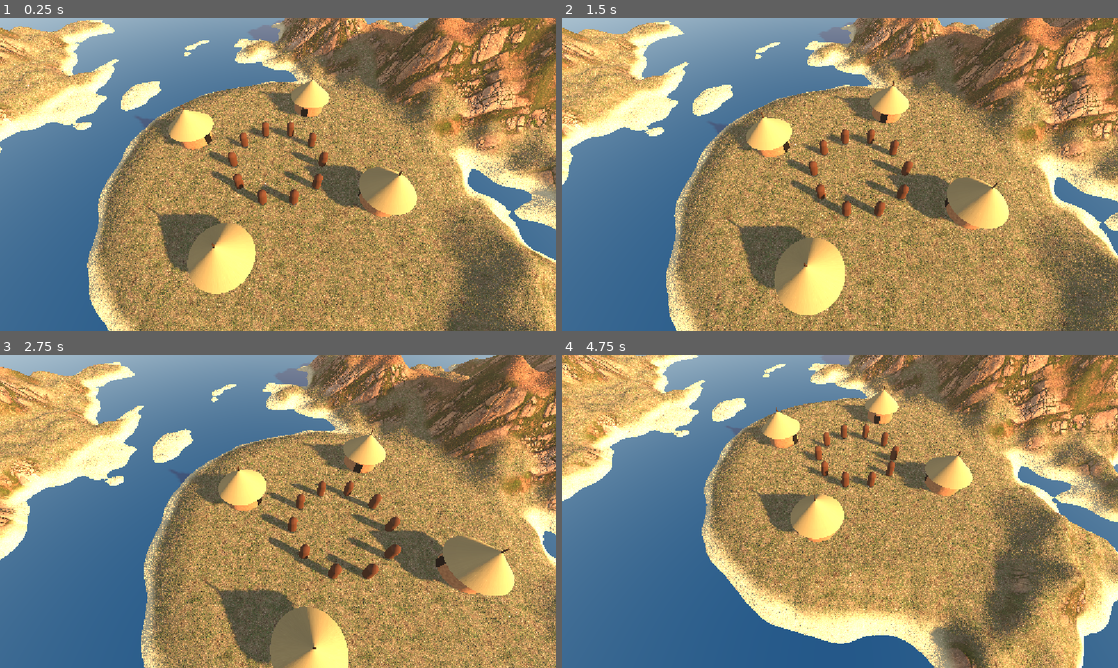
Above: before the commit, frames 1-4 (two rows, left to right).
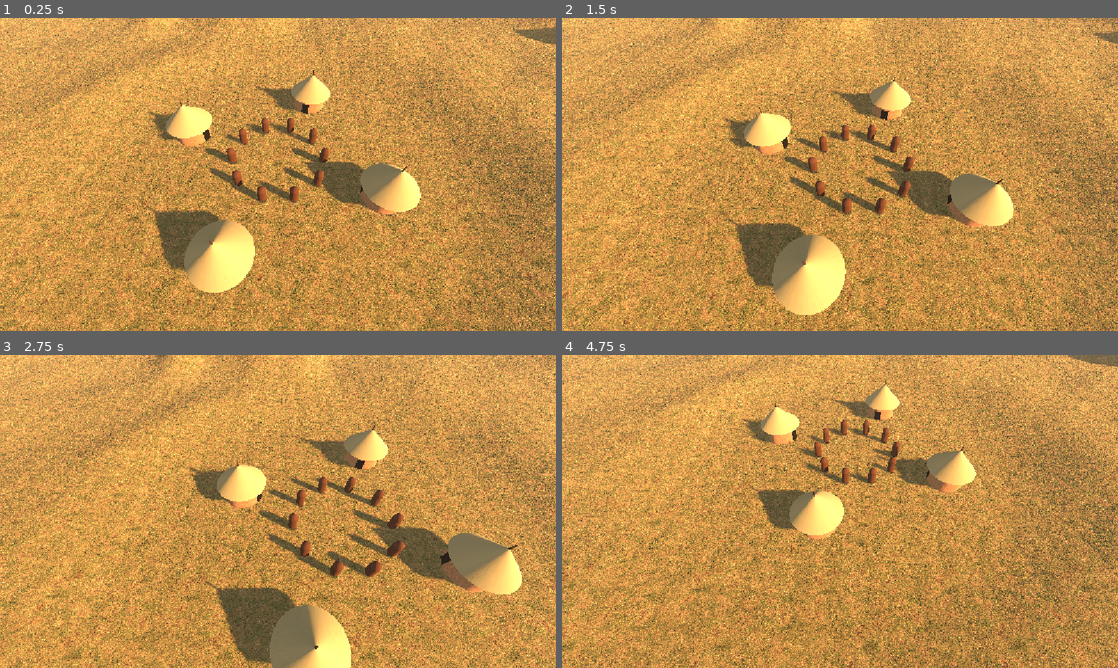
Above: after the commit, the same moments.

Repository: barroapk/faso-kanou
Game: Godot game, scene res://scenes/main.tscn
Two runs of this game, one before a commit and one after it. Both use one fixed random seed, a clock stepped at 60 frames per second and the inputs below. A sky picture missing from this copy of the repository is replaced by a grey-blue gradient.
Inputs (mouse positions are in pixels of both pictures, inside the frame that each line leads up to):
- Up to frame 1 (0.25 s): no input
- Up to frame 2 (1.5 s): tap Enter at 0.5 s; move the mouse to (962, 158) at 0.52 s; click (962, 158) at 0.67 s; tap Space at 1.25 s; drag from (728, 190) to (812, 237) at 1.27 s
- Up to frame 3 (2.75 s): tap Enter at 2 s; move the mouse to (333, 442) at 2.02 s; click (333, 442) at 2.17 s
- Up to frame 4 (4.75 s): tap Space at 2.75, 4.25 s; drag from (812, 574) to (673, 464) at 2.77 s; tap Enter at 3.5 s; move the mouse to (1006, 558) at 3.52 s; click (1006, 558) at 3.67 s; drag from (673, 464) to (756, 433) at 4.27 s

The runs differ from the first frame. In frame 1, 83% of the frame differs, in the area x 0-100%, y 0-100%; in frame 2, 83%; in frame 3, 83%; in frame 4, 87%.

Commit message:
Grande île avec désert, savane, forêt et montagnes

Diff:
--- a/scripts/camera_strategie.gd
+++ b/scripts/camera_strategie.gd
@@ -1,9 +1,9 @@
 extends Node3D
 
 const DIST_MIN := 6.0
-const DIST_MAX := 80.0
+const DIST_MAX := 250.0
 const INCLINAISON := 55.0
-const LIMITE_ILE := 40.0
+const LIMITE_ILE := 180.0
 
 var distance := 20.0
 var camera: Camera3D
--- a/scripts/terrain.gd
+++ b/scripts/terrain.gd
@@ -1,74 +1,83 @@
 extends MeshInstance3D
 
-const TAILLE := 120.0
-const RESOLUTION := 220
-const HAUTEUR_MAX := 18.0
-const HAUTEUR_VILLAGE := 1.5
+const TAILLE := 400.0
+const RESOLUTION := 256
+const HAUTEUR_MAX := 30.0
+const HAUTEUR_VILLAGE := 2.0
 
 var bruit := FastNoiseLite.new()
 var detail := FastNoiseLite.new()
-var erosion := FastNoiseLite.new()
+var cote := FastNoiseLite.new()
+var montagne := FastNoiseLite.new()
+var climat := FastNoiseLite.new()
 
 func _ready() -> void:
-    _configurer_bruits()
+    bruit.seed = 7
+    bruit.frequency = 0.008
+    bruit.fractal_octaves = 5
+    detail.seed = 19
+    detail.frequency = 0.05
+    cote.seed = 3
+    cote.frequency = 0.004
+    cote.fractal_octaves = 3
+    montagne.seed = 11
+    montagne.frequency = 0.005
+    climat.seed = 23
+    climat.frequency = 0.006
     mesh = _generer()
     material_override = _materiau_sol()
 
-func _configurer_bruits() -> void:
-    bruit.seed = 7
-    bruit.noise_type = FastNoiseLite.TYPE_SIMPLEX_SMOOTH
-    bruit.frequency = 0.018
-    bruit.fractal_octaves = 5
-    bruit.fractal_gain = 0.48
-    detail.seed = 19
-    detail.frequency = 0.075
-    detail.fractal_octaves = 3
-    erosion.seed = 31
-    erosion.noise_type = FastNoiseLite.TYPE_PERLIN
-    erosion.frequency = 0.035
-    erosion.fractal_octaves = 3
+func _masque(x: float, z: float) -> float:
+    var r := Vector2(x, z).length() / (TAILLE * 0.45)
+    return 1.0 - smoothstep(0.7, 1.0, r + cote.get_noise_2d(x, z) * 0.35)
+
+func _humidite(x: float, z: float) -> float:
+    return clampf(0.5 + z / TAILLE * 1.6 + climat.get_noise_2d(x, z) * 0.35, 0.0, 1.0)
+
+func desert(x: float, z: float) -> float:
+    return 1.0 - smoothstep(0.15, 0.32, _humidite(x, z))
+
+func foret(x: float, z: float) -> float:
+    return smoothstep(0.68, 0.85, _humidite(x, z))
 
 func hauteur(x: float, z: float) -> float:
-    var n1 := bruit.get_noise_2d(x, z)
-    var montagnes := pow(maxf(0.0, n1), 1.7) * HAUTEUR_MAX
-    var collines := n1 * 2.0
-    var micro := detail.get_noise_2d(x, z) * 1.3
-    var variation := erosion.get_noise_2d(x, z) * 2.0
-    var vallee := absf(bruit.get_noise_2d(x * 0.45 + 400.0, z * 0.45))
-    var h := montagnes + collines + micro + variation - pow(vallee, 2.0) * 4.0
-    var r := Vector2(x, z).length()
-    var bord := 1.0 - smoothstep(0.72, 1.0, r / (TAILLE * 0.5))
-    h = h * bord - 0.8
-    var plat := 1.0 - smoothstep(12.0, 20.0, r)
+    var m := _masque(x, z)
+    var plaine := 1.2 + detail.get_noise_2d(x, z) * 0.6
+    var collines := (bruit.get_noise_2d(x, z) + 1.0) * 2.0
+    var zone := smoothstep(0.1, 0.45, montagne.get_noise_2d(x, z))
+    var crete := 1.0 - absf(bruit.get_noise_2d(x * 2.0, z * 2.0))
+    var montagnes := zone * pow(crete, 3.0) * HAUTEUR_MAX
+    var vague := sin(x * 0.12 + detail.get_noise_2d(x, z) * 4.0) * 0.5 + 0.5
+    var dunes := desert(x, z) * vague * 2.0
+    var h := (plaine + collines + montagnes + dunes) * m - 2.5 * (1.0 - m)
+    var plat := 1.0 - smoothstep(14.0, 24.0, Vector2(x, z).length())
     return lerpf(h, HAUTEUR_VILLAGE, plat)
 
-func _point(x: float, z: float) -> Vector3:
-    return Vector3(x, hauteur(x, z), z)
-
-func _ajouter(st: SurfaceTool, p: Vector3) -> void:
-    st.set_uv(Vector2(p.x, p.z) * 0.12)
-    st.add_vertex(p)
-
 func _generer() -> ArrayMesh:
+    var n := RESOLUTION + 1
+    var pas := TAILLE / float(RESOLUTION)
+    var debut := -TAILLE / 2.0
     var st := SurfaceTool.new()
     st.begin(Mesh.PRIMITIVE_TRIANGLES)
-    var pas := TAILLE / float(RESOLUTION)
-    var debut := -TAILLE / 2.0
+    for i in n:
+        for j in n:
+            var x := debut + i * pas
+            var z := debut + j * pas
+            st.set_color(Color(desert(x, z), foret(x, z), 0.0))
+            st.set_uv(Vector2(x, z) * 0.12)
+            st.add_vertex(Vector3(x, hauteur(x, z), z))
     for i in RESOLUTION:
         for j in RESOLUTION:
-            var x0 := debut + i * pas
-            var z0 := debut + j * pas
-            var a := _point(x0, z0)
-            var b := _point(x0 + pas, z0)
-            var c := _point(x0, z0 + pas)
-            var d := _point(x0 + pas, z0 + pas)
-            _ajouter(st, a)
-            _ajouter(st, b)
-            _ajouter(st, c)
-            _ajouter(st, b)
-            _ajouter(st, d)
-            _ajouter(st, c)
-    st.index()
+            var a := i * n + j
+            var b := (i + 1) * n + j
+            var c := a + 1
+            var d := b + 1
+            st.add_index(a)
+            st.add_index(b)
+            st.add_index(c)
+            st.add_index(b)
+            st.add_index(d)
+            st.add_index(c)
     st.generate_normals()
     st.generate_tangents()
     return st.commit()
--- a/shaders/terrain.gdshader
+++ b/shaders/terrain.gdshader
@@ -4,30 +4,35 @@
 uniform sampler2D herbe_relief : hint_normal, filter_linear_mipmap, repeat_enable;
 uniform sampler2D roche_couleur : source_color, filter_linear_mipmap, repeat_enable;
 uniform sampler2D roche_relief : hint_normal, filter_linear_mipmap, repeat_enable;
-uniform vec3 sable : source_color = vec3(0.80, 0.70, 0.50);
+uniform vec3 sable : source_color = vec3(0.82, 0.70, 0.48);
 uniform vec3 laterite : source_color = vec3(0.62, 0.34, 0.20);
 
 varying vec3 pos_monde;
 varying vec3 normale_monde;
+varying vec2 biome;
 
 void vertex() {
     pos_monde = (MODEL_MATRIX * vec4(VERTEX, 1.0)).xyz;
     normale_monde = normalize((MODEL_MATRIX * vec4(NORMAL, 0.0)).xyz);
+    biome = COLOR.rg;
 }
 
 void fragment() {
+    vec3 herbe = texture(herbe_couleur, UV).rgb;
+    float grain = dot(herbe, vec3(0.333));
+
+    vec3 sol = herbe * vec3(1.1, 1.0, 0.8);
+    sol = mix(sol, herbe * vec3(0.55, 0.85, 0.45), biome.y);
+    sol = mix(sol, sable * (0.75 + 0.5 * grain), biome.x);
+
+    float lat = smoothstep(4.0, 8.0, pos_monde.y) * (1.0 - biome.x) * (1.0 - biome.y);
+    sol = mix(sol, laterite * (0.5 + grain), lat * 0.6);
+
     float pente = 1.0 - normale_monde.y;
-    float roche = max(smoothstep(0.12, 0.30, pente), smoothstep(9.0, 12.0, pos_monde.y));
+    float roche = max(smoothstep(0.12, 0.30, pente), smoothstep(14.0, 20.0, pos_monde.y));
+    vec3 c = mix(sol, texture(roche_couleur, UV * 0.5).rgb, roche);
 
-    vec3 herbe = texture(herbe_couleur, UV).rgb;
-    vec3 pierre = texture(roche_couleur, UV * 0.5).rgb;
-    vec3 c = mix(herbe, pierre, roche);
-
-    float grain = dot(herbe, vec3(0.333));
-    float lat = smoothstep(3.0, 6.0, pos_monde.y) * (1.0 - roche);
-    c = mix(c, laterite * (0.5 + grain), lat * 0.6);
-
-    float plage = 1.0 - smoothstep(0.1, 0.8, pos_monde.y);
+    float plage = 1.0 - smoothstep(0.0, 0.8, pos_monde.y);
     c = mix(c, sable * (0.7 + 0.6 * grain), plage);
 
     ALBEDO = c;
